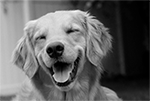
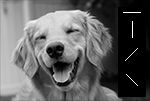
Comparing the layer stacks of the two w=150, h=101 images. Changes:
added layer "Layer 3" above "Layer 2" over [126, 74, 138, 86]
added layer "Layer 2" above "Layer 1" over [125, 48, 138, 61]
painted on "Layer 1" over [118, 7, 146, 97]
painted on "Background" over [0, 0, 150, 101]
